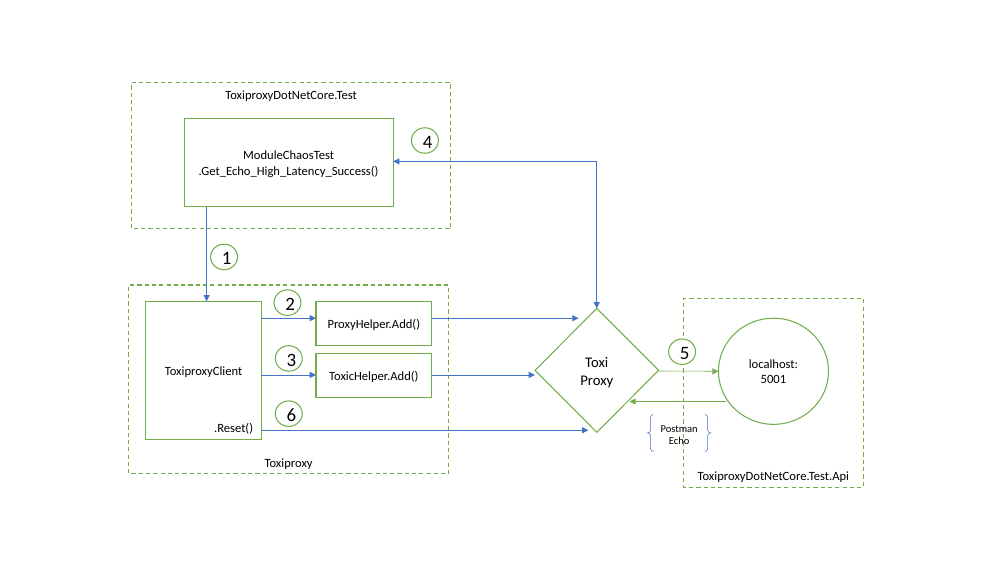
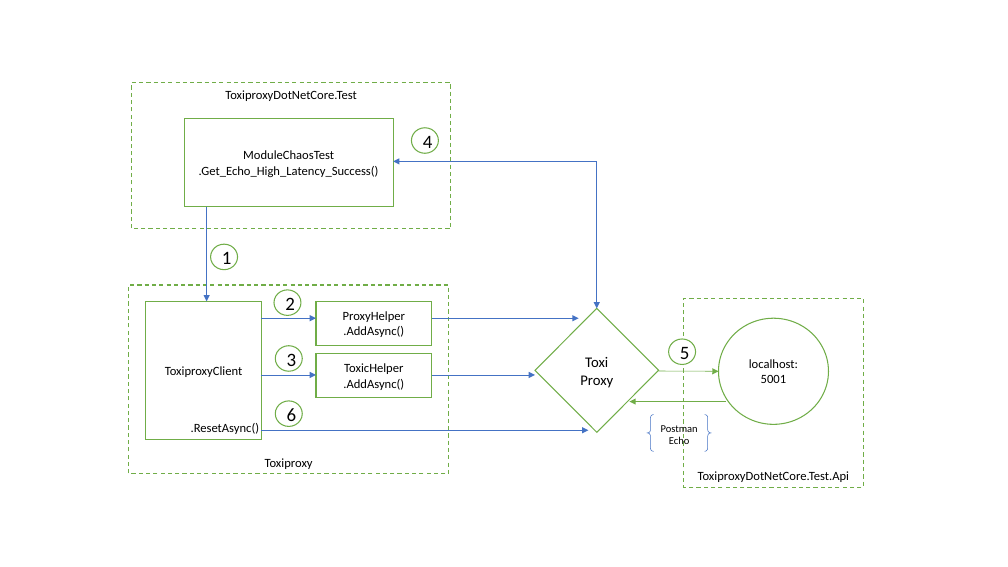
Before and after one commit to aaron-schnieder/dotnet-core-toxiproxy-test-automation, a slide deck: slide 2 of test-automation-architecture.pptx. Drawn at 1008x567 pixels with LibreOffice and Linux fonts; fonts in the diff are those of the drawing. Boxes give left, top, right and bottom in pixels: in the first picture for what was removed or moved away, otherwise in the second. Text is boxed around its words. In the diff, an @@ line names an element or a change of style, - is before the commit and + after.

```diff
--- a/test-automation-architecture.pptx
+++ b/test-automation-architecture.pptx
@@ text in rectangle at (343,311,405,337): text changed @@
-ProxyHelper.Add()
+ProxyHelper
+.AddAsync()
@@ text in rectangle at (343,363,404,390): text changed @@
-ToxicHelper.Add()
+ToxicHelper
+.AddAsync()
@@ text at (191,423,260,434): text changed @@
-.Reset()
+.ResetAsync()
```
Also in this commit, not shown: 13 other files.
